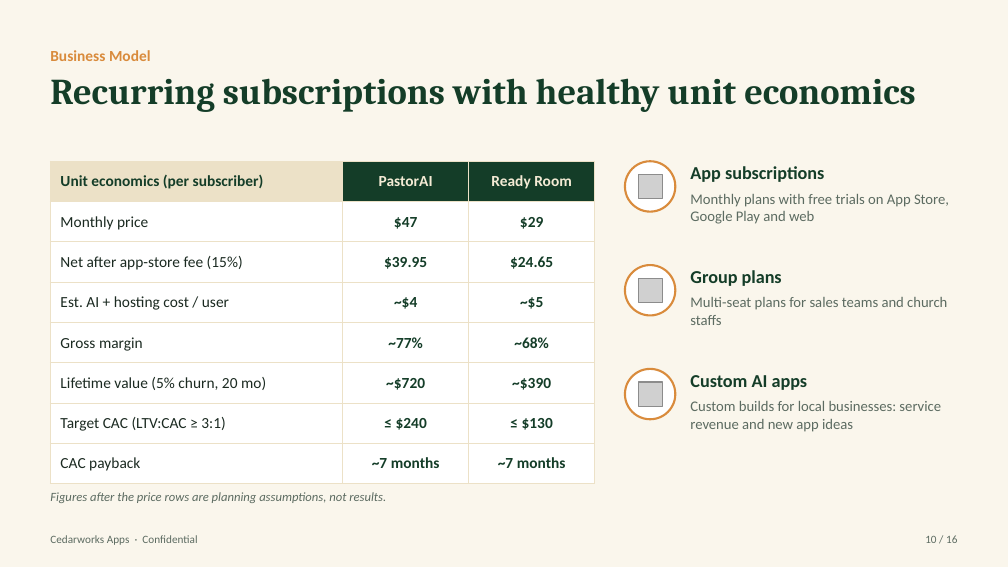
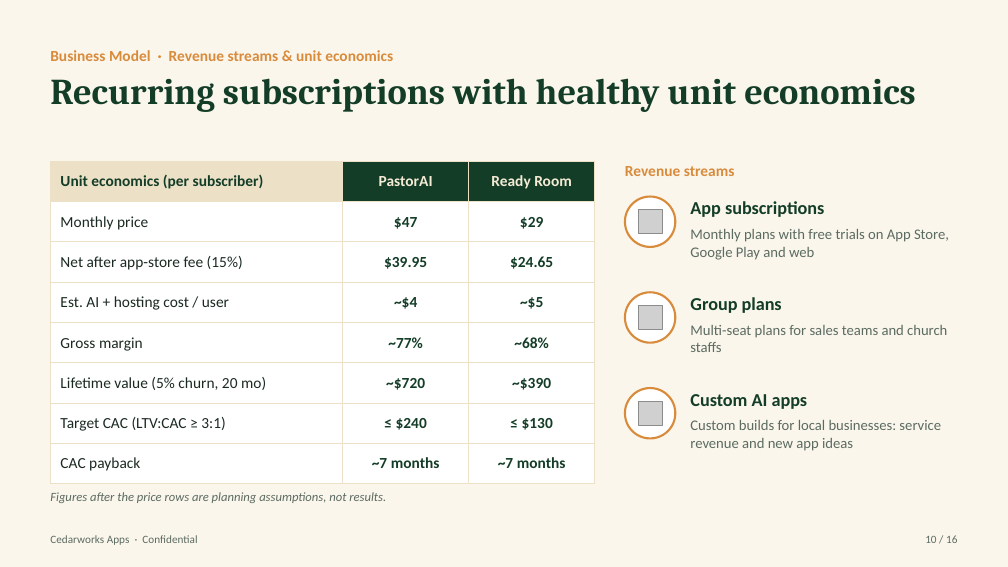
Before and after one commit to Pastorai1/Cedarworksapps, a slide deck: slide 10 of pitch-deck/Cedarworks-Apps-Pitch-Deck.pptx. Drawn at 1008x567 pixels with LibreOffice and Linux fonts; fonts in the diff are those of the drawing; grey boxes stand for pictures. Boxes give left, top, right and bottom in pixels: in the first picture for what was removed or moved away, otherwise in the second. Text is boxed around its words. In the diff, an @@ line names an element or a change of style, - is before the commit and + after.

```diff
--- a/pitch-deck/Cedarworks-Apps-Pitch-Deck.pptx
+++ b/pitch-deck/Cedarworks-Apps-Pitch-Deck.pptx
@@ text at (x1=50, y1=50, x2=393, y2=61): text changed @@
-Business Model
+Business Model · Revenue streams & unit economics
@@ text added at (x1=625, y1=166, x2=735, y2=176), 11 pt, text #D98B3C, bold @@
+Revenue streams
@@ 2 texts, 1 picture, 1 ellipse moved together from (x1=625, y1=161, x2=949, y2=224) to (x1=625, y1=197, x2=949, y2=260) @@
@@ 1 picture, 1 text, 1 ellipse moved together from (x1=625, y1=265, x2=782, y2=316) to (x1=625, y1=292, x2=782, y2=343) @@
@@ text "Multi-seat plans for sales teams ..." moved from (x1=690, y1=297, x2=947, y2=325) to (x1=690, y1=325, x2=947, y2=352) @@
@@ 2 texts, 1 picture, 1 ellipse moved together from (x1=625, y1=369, x2=941, y2=432) to (x1=625, y1=388, x2=941, y2=451) @@
```
Also in this commit, not shown: 5 other slides changed, 3 other files.
